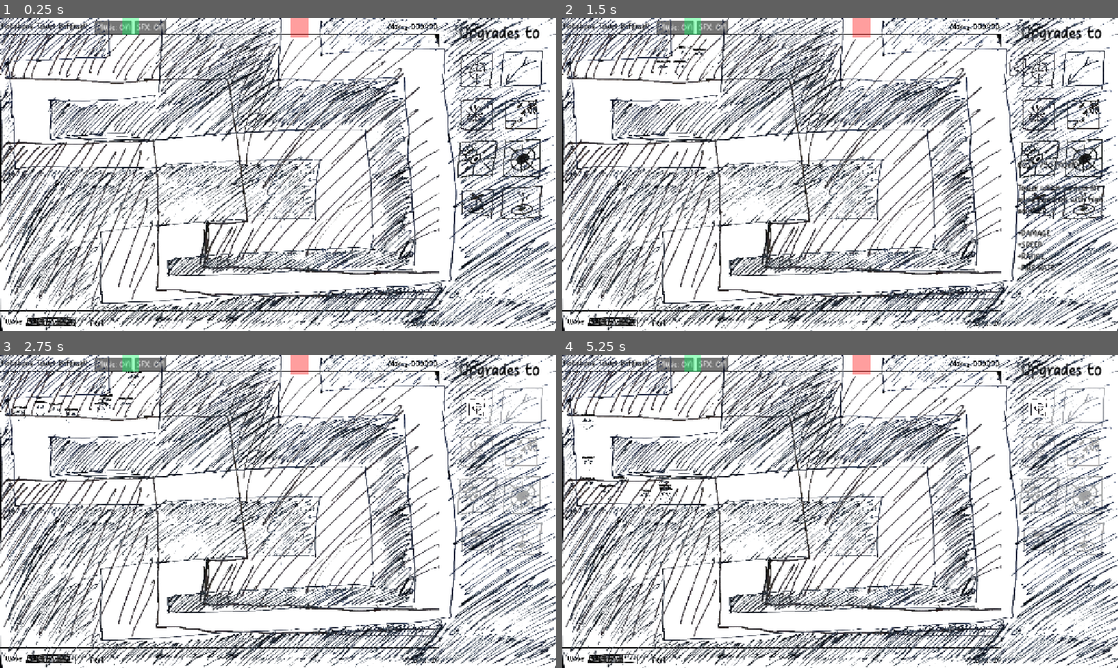
Above: before the commit, frames 1-4 (two rows, left to right).
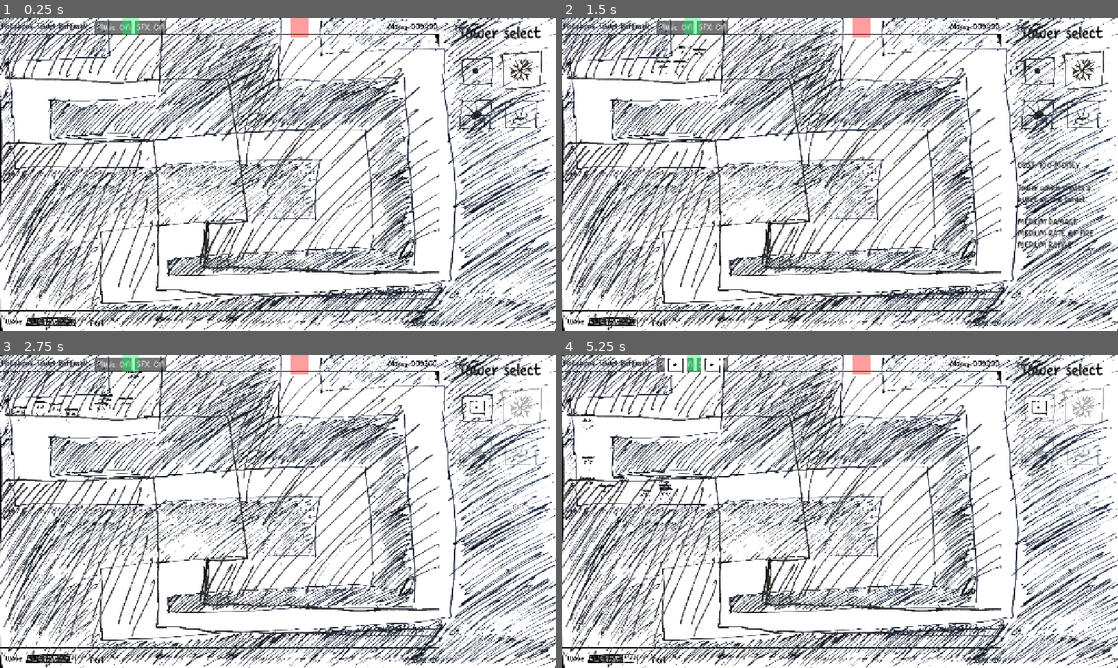
Above: after the commit, the same moments.

Repository: OzuYatamutsu/notebook-tower-defense
Game: Godot game, scene res://levels/level_fe_lite.tscn
The game is run twice, just before and just after one commit, with the same random seed, the same clock (stepped at 60 frames per second) and the same inputs. This scene is started directly instead of the project's main scene.
Inputs (mouse positions are in pixels of both pictures, inside the frame that each line leads up to):
- Up to frame 1 (0.25 s): no input
- Up to frame 2 (1.5 s): click "SFX: ON" at 0.5 s; click (1040, 71) at 1.27 s
- Up to frame 3 (2.75 s): click (478, 408) at 2.02 s
- Up to frame 4 (5.25 s): click "SFX: ON" at 2.75 s; click (1040, 408) at 3.52 s; click "SFX: ON" at 4.25 s; click "Music: ON" at 5 s

The runs differ from the first frame. In frame 1, 2.0% of the frame differs, in the area x 82-98%, y 2-65%; in frame 2, 2.9%, in the area x 80-98%, y 2-81%; in frame 3, 1.8%; in frame 4, 2.2%.
Error after the commit: There was an error calling "_iter_next" on iterator object of type TowerSelectPanel:<FlowContainer#51791267366>. (res://components/tower_info_and_buy_panel.gd:…

Commit message:
Implement info mode switch on tower placement shadow

Diff:
--- a/components/TowerInfoAndBuyPanel.tscn
+++ b/components/TowerInfoAndBuyPanel.tscn
@@ -35,7 +35,6 @@
 color = Color(1, 1, 1, 0.784314)
 
 [node name="BuyPanel" type="Control" parent="."]
-visible = false
 anchors_preset = 0
 offset_left = 1020.0
 offset_right = 1060.0
@@ -91,6 +90,7 @@
 flat = true
 
 [node name="UpgradePanel" type="Control" parent="."]
+visible = false
 anchors_preset = 0
 offset_left = 1020.0
 offset_right = 1060.0
--- a/components/TowerPlacementShadow.tscn
+++ b/components/TowerPlacementShadow.tscn
@@ -42,3 +42,6 @@
 
 [node name="TowerSprite" type="Sprite2D" parent="."]
 texture = ExtResource("3_selgh")
+
+[connection signal="area_entered" from="." to="." method="_on_area_entered"]
+[connection signal="area_exited" from="." to="." method="_on_area_exited"]
--- a/components/tower_placement_shadow.gd
+++ b/components/tower_placement_shadow.gd
@@ -4,6 +4,8 @@
 @export var TOWER_TO_PLACE: Tower = preload("res://towers/BulletTower.tscn").instantiate()
 @export var TOWER_TO_PLACE_PATH: String = "res://towers/BulletTower.tscn"
 @export var MOUSE_FOLLOW_SPEED: float = 10.0
+@export var HoveringOverTower: Tower = null
+@export var IsHoveringOverWall: bool = false
 
 @onready var OK_SHADOW: ColorRect = $ColorRectOK
 @onready var NG_SHADOW: ColorRect = $ColorRectNG
@@ -32,7 +34,9 @@
     ):
         return
 
-    if !IsActive:
+    if !IsActive and HoveringOverTower != null:
+        GameState.TOWER_INFO_AND_BUY_PANEL.info_mode(HoveringOverTower)
+    elif !IsActive:
         return
 
     # We should create the tower at the current location,
@@ -62,3 +66,15 @@
 
     new_tower.global_position = get_global_mouse_position()
     GameState.deduct_money(TOWER_TO_PLACE.VALUE)
+
+func _on_area_entered(tower_or_wall: Area2D) -> void:
+    if tower_or_wall is Tower:
+        HoveringOverTower = tower_or_wall
+    elif tower_or_wall.is_in_group(GameState.WALLS_GROUP):
+        IsHoveringOverWall = true
+
+func _on_area_exited(tower_or_wall: Area2D) -> void:
+    if tower_or_wall is Tower:
+        HoveringOverTower = null
+    elif tower_or_wall.is_in_group(GameState.WALLS_GROUP):
+        IsHoveringOverWall = false
--- a/levels/level_fe_lite.tscn
+++ b/levels/level_fe_lite.tscn
@@ -100,13 +100,10 @@
 [node name="CollisionPolygon2D2" type="CollisionPolygon2D" parent="LevelViewport/walls" index="1"]
 polygon = PackedVector2Array(369, -2, 371, 88, 364, 177, 270, 187, 121, 189, 113, 262, 116, 276, 225, 278, 295, 282, 33 …(322 unchanged characters)…
 
-[node name="TowerPlacementShadow" parent="LevelViewport" index="4"]
-position = Vector2(518, 141)
-
-[node name="LevelHitbox" parent="LevelViewport" index="5"]
+[node name="LevelHitbox" parent="LevelViewport" index="4"]
 position = Vector2(689, 21.0001)
 
-[node name="LevelSpawn" parent="LevelViewport" index="6"]
+[node name="LevelSpawn" parent="LevelViewport" index="5"]
 position = Vector2(302, 18)
 
 [node name="map" type="Sprite2D" parent="LevelViewport"]
--- a/towers/tower.gd
+++ b/towers/tower.gd
@@ -135,9 +135,10 @@
         print("try again")
     return Vector2.ZERO
 
-func _on_click(_viewport, event, shape_idx) -> void:
+func _on_click(_viewport, event, _shape_idx) -> void:
     # When a tower is clicked, we want to select it
     # in the info panel.
+    # TODO: this event handle isn't being fired like we expect!
     if !(event is InputEventMouseButton and event.pressed):
         return
 
